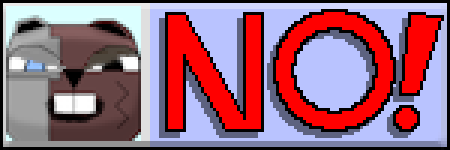
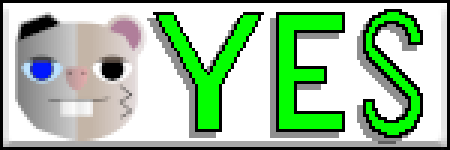
The second 450×150 image is a revision of the first. Changes to its layers:
added layer "zoxenpher_logo_new2.png copy" above "YESSTUFF" over box(15, 12, 147, 144)
showed group "YESSTUFF" (3 layers) over box(6, 6, 423, 144)
hid group "NOSTUFF" (3 layers) over box(6, 6, 444, 141)
hid "mascot45.png copy #1" over box(6, 6, 141, 141)
painted on "Background copy" over box(3, 3, 447, 147)
